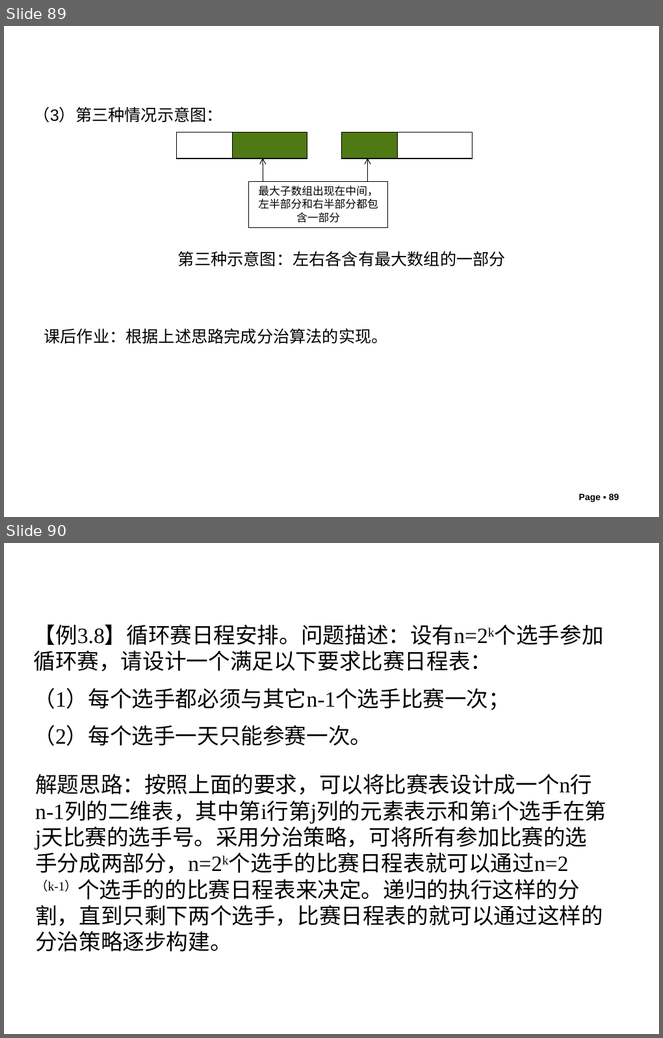
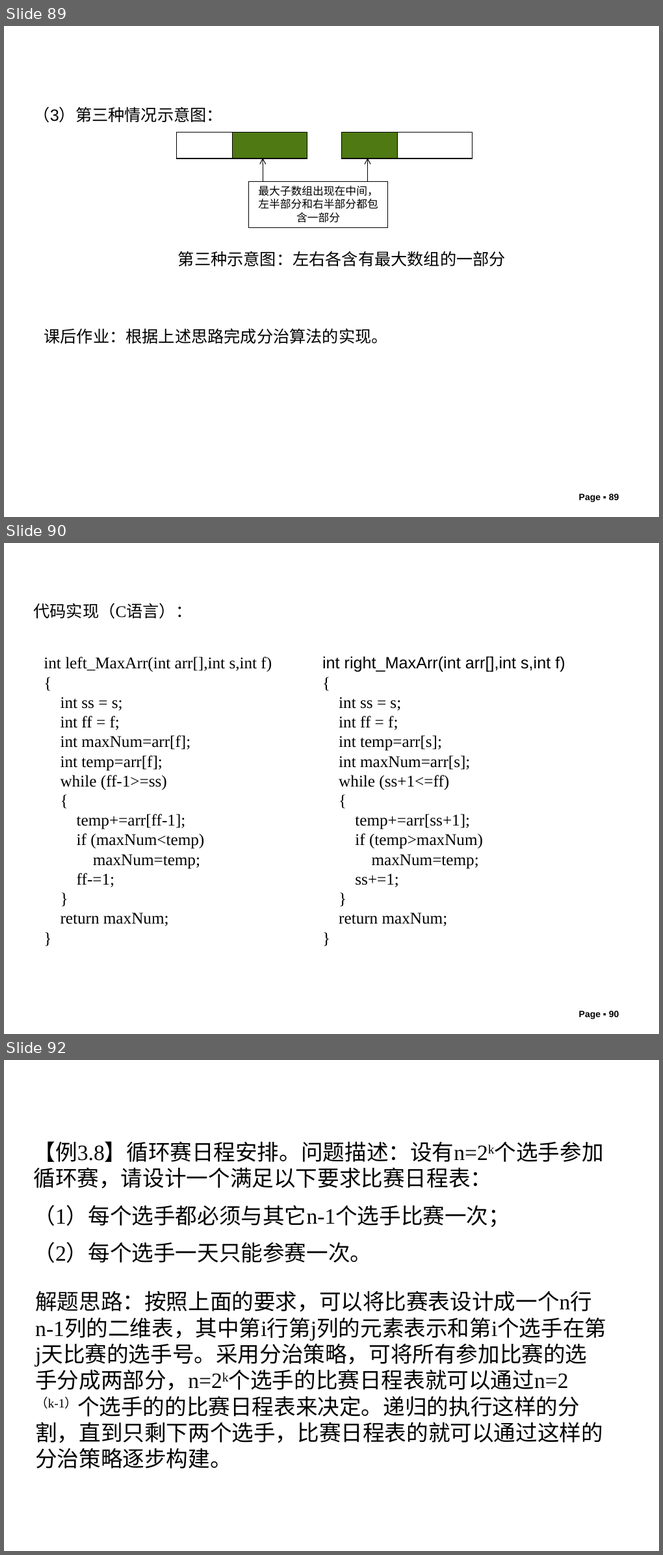
Before and after one commit to liutongling/DP, a slide deck: file/第3章 分治法计.pptx. Shown one above the other, each under a label of ours: slides 89 and 90 before the commit, slides 89, 90 and 92 after it; the slides between them are not shown. The pictures are 663x1038 and 663x1555 pixels, drawn with LibreOffice and Linux fonts; fonts in the diff are those of the drawing; background and template pictures are left out. Boxes give left, top, right and bottom in pixels: in the first picture for what was removed or moved away, otherwise in the second. Text is boxed around its words. In the diff, an @@ line names an element or a change of style, - is before the commit and + after.

Commit message:
实现第三章的课后问题。

```diff
--- a/file/第3章 分治法计.pptx
+++ b/file/第3章 分治法计.pptx
@@ slide 90 added at (4, 543, 659, 1034), background #FFFFFF @@
@@ text added at (34, 603, 192, 619), 18 pt, text #000000 @@
+代码实现（C语言）：
@@ text added at (44, 657, 272, 927), 18 pt, text #000000 @@
+int left_MaxArr(int arr[],int s,int f)
+{
+int ss = s;
+int ff = f;
+int maxNum=arr[f];
+int temp=arr[f];
+while (ff-1>=ss)
+{
+temp+=arr[ff-1];
+if (maxNum<temp)
+maxNum=temp;
+ff-=1;
+}
+return maxNum;
+}
@@ text added at (322, 656, 565, 927), 18 pt, text #000000 @@
+int right_MaxArr(int arr[],int s,int f)
+{
+int ss = s;
+int ff = f;
+int temp=arr[s];
+int maxNum=arr[s];
+while (ss+1<=ff)
+{
+temp+=arr[ss+1];
+if (temp>maxNum)
+maxNum=temp;
+ss+=1;
+}
+return maxNum;
+}
@@ page number added at (579, 1011, 620, 1019), 10 pt, text #000000, bold @@
+Page ▪ 90
@@ what was slide 90 is now slide 92 @@
```
Also in this commit, not shown: 1 other slide added.
